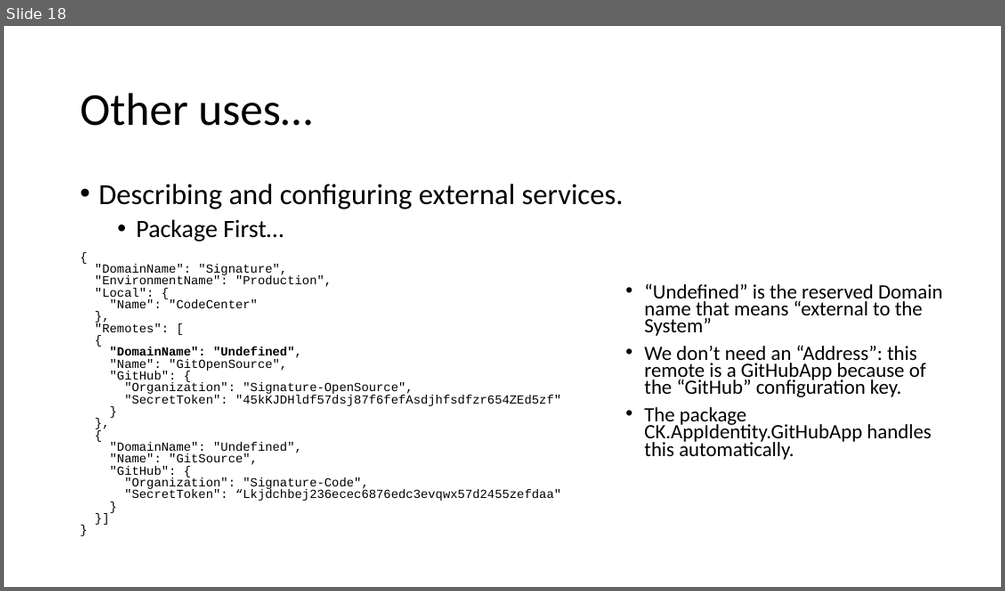
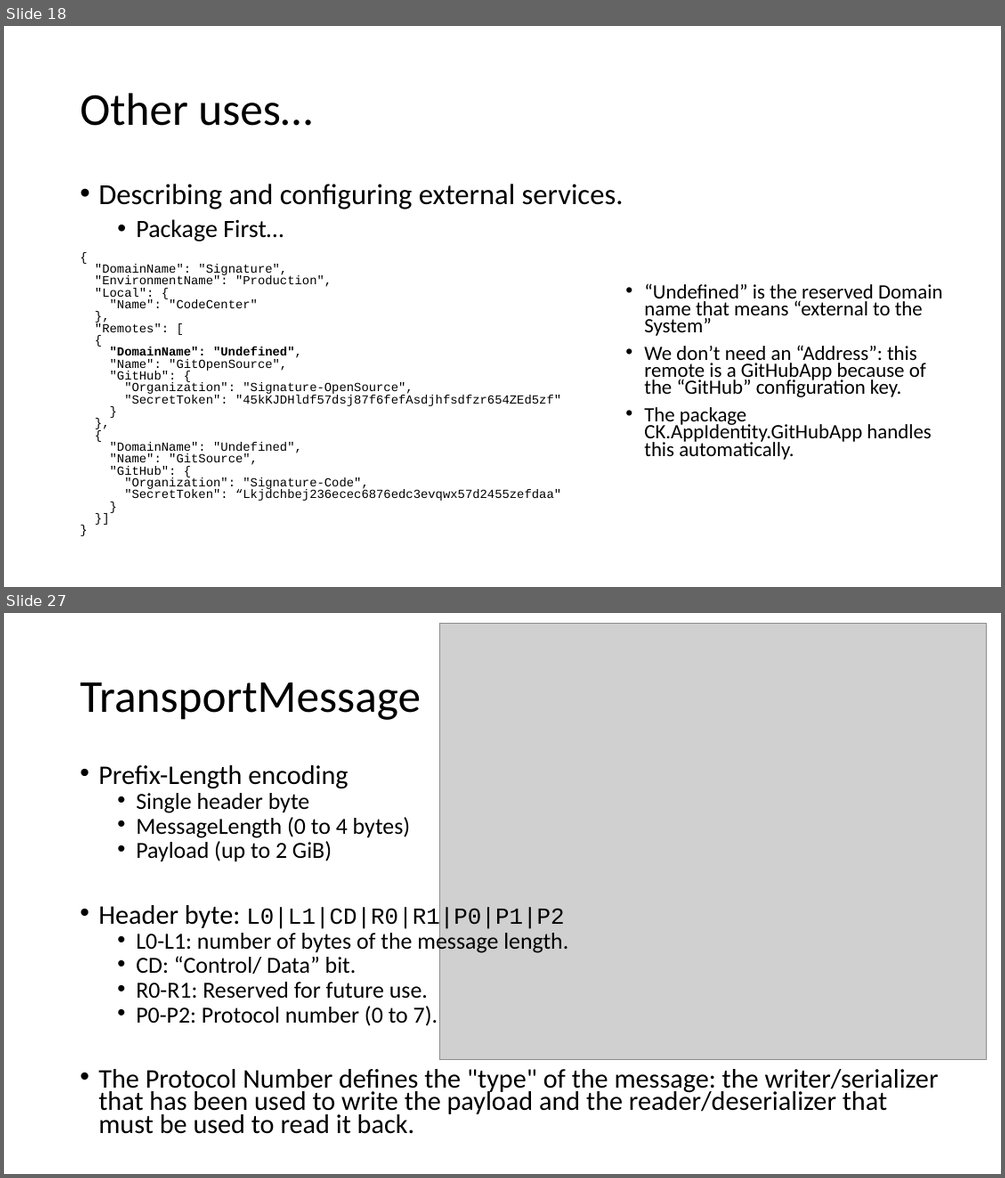
Before and after one commit to signature-opensource/CK-AppIdentity-Transport, a slide deck: Doc/CK-AppIdentity.pptx. Shown one above the other, each under a label of ours: slide 18 before the commit, slides 18 and 27 after it; the slides between them are not shown. The pictures are 1005x591 and 1005x1178 pixels, drawn with LibreOffice and Linux fonts; fonts in the diff are those of the drawing; grey boxes stand for pictures. Boxes give left, top, right and bottom in pixels: in the first picture for what was removed or moved away, otherwise in the second. Text is boxed around its words. In the diff, an @@ line names an element or a change of style, - is before the commit and + after.

Commit message:
Lot of stuff.
- New GetAllLeafRemotes() methods: simplifies Setup/Teardown codes.
- Channel current handler tracking.
- Poco channel basic implementation.
- Removed TransportMessage.IsResponse.
- Added OutgoingMessageFactory.Create with MutableSequence<byte>.
- Fixed RemoteParty.IsDestroyed.
- Lot of new doc.

```diff
--- a/Doc/CK-AppIdentity.pptx
+++ b/Doc/CK-AppIdentity.pptx
@@ slide 27 added at (x1=4, y1=613, x2=1001, y2=1174), background #FFFFFF @@
@@ picture added at (x1=439, y1=624, x2=986, y2=1060) @@
@@ title added at (x1=80, y1=682, x2=421, y2=720), 44 pt, text #000000 @@
+TransportMessage
@@ text added at (x1=98, y1=765, x2=938, y2=1134), 22.2 pt, text #000000 @@
+• Prefix-Length encoding
+  • Single header byte
+  • MessageLength (0 to 4 bytes)
+  • Payload (up to 2 GiB)
+• Header byte: L0|L1|CD|R0|R1|P0|P1|P2
+  • L0-L1: number of bytes of the message length.
+  • CD: “Control/ Data” bit.
+  • R0-R1: Reserved for future use.
+  • P0-P2: Protocol number (0 to 7).
+• The Protocol Number defines the "type" of the message: the writer/serializer that has been used to write the payload and the reader/deserializer that must be used to read it back.
```
Also in this commit, not shown: 10 other slides added, 47 other files.
